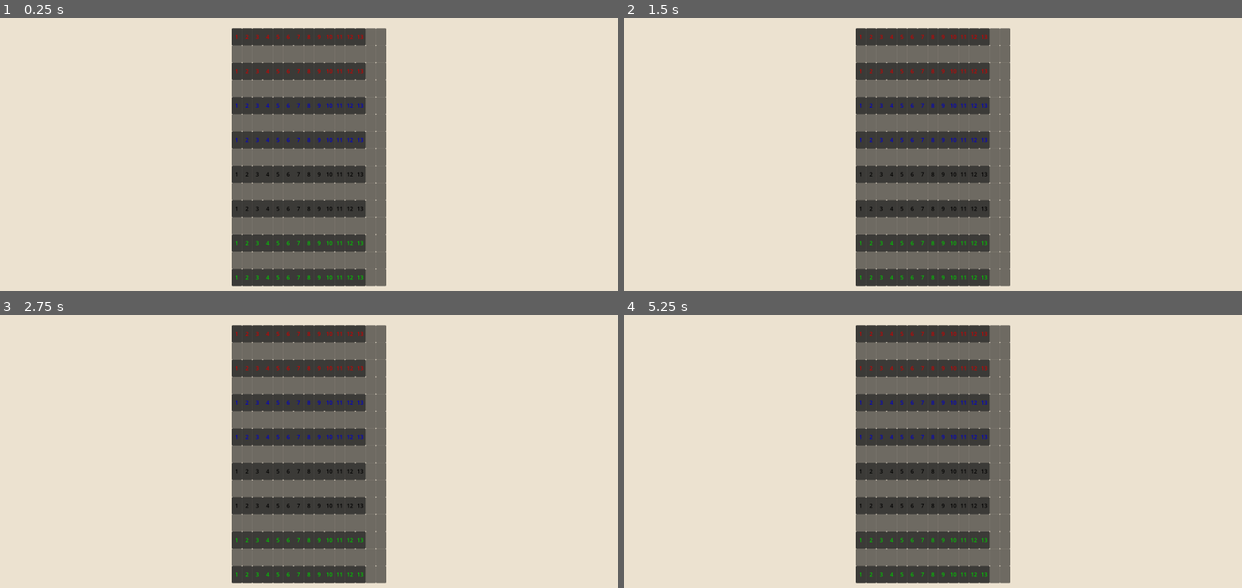
Above: before the commit, frames 1-4 (two rows, left to right).
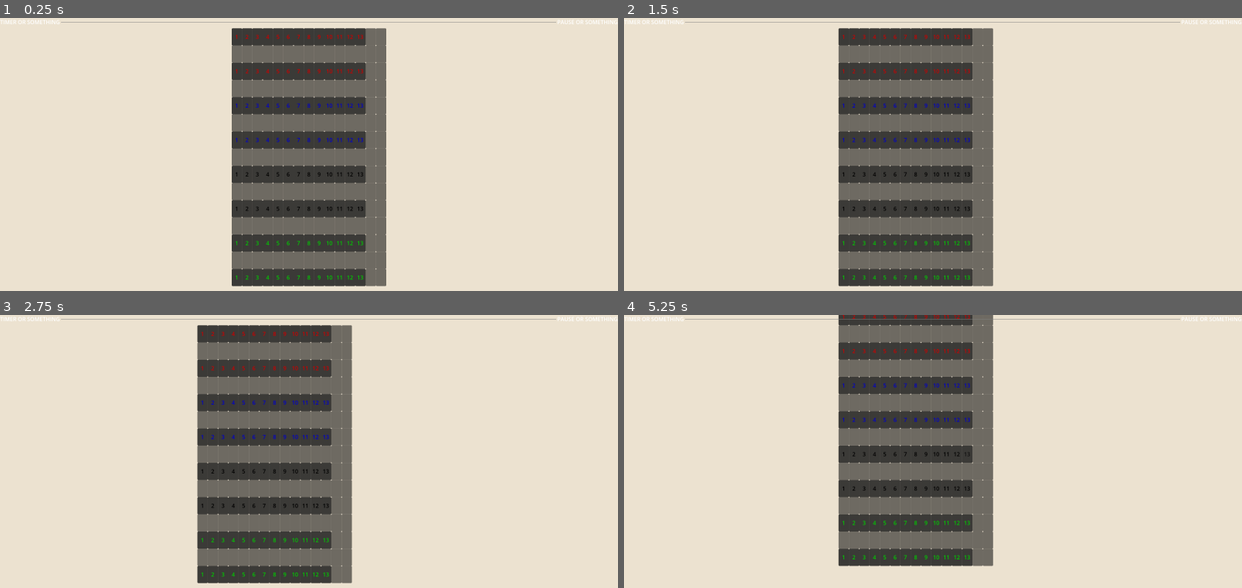
Above: after the commit, the same moments.

Repository: DaltonBaum/RummyCubed
Game: Godot game, scene res://scenes/game_board/game.tscn
Same seed, same stepped clock (60 frames per second), same inputs: the game is played once before the commit and once after it. This scene is started directly instead of the project's main scene.
Inputs (mouse positions are in pixels of both pictures, inside the frame that each line leads up to):
- Up to frame 1 (0.25 s): no input
- Up to frame 2 (1.5 s): tap Enter at 0.5 s; move the mouse to (1068, 143) at 0.52 s; hold D 0.53-1.25 s; click (1068, 143) at 0.67 s; tap Space at 1.25 s; drag from (809, 170) to (902, 211) at 1.27 s
- Up to frame 3 (2.75 s): tap Enter at 2 s; move the mouse to (370, 394) at 2.02 s; hold D from 2.03 s (still down); click (370, 394) at 2.17 s
- Up to frame 4 (5.25 s): release D at 2.75 s; tap Space at 2.75, 5 s; drag from (902, 508) to (747, 413) at 2.77 s; move the mouse to (1118, 495) at 3.52 s; hold A 3.53-4.25 s; click (1118, 495) at 3.67 s; tap Enter at 4.25 s; drag from (747, 413) to (840, 383) at 4.27 s; move the mouse to (963, 454) at 5.02 s; hold S from 5.03 s (still down); click (963, 454) at 5.17 s

The runs differ from the first frame. In frame 1, 0.3% of the frame differs, in the area x 0-100%, y 0-3%; in frame 2, 8.5%; in frame 3, 14%; in frame 4, 25%, in the area x 0-100%, y 0-99%.

Commit message:
Added basic game scene with camera

Diff:
--- a/scenes/game_board/game.tscn
+++ b/scenes/game_board/game.tscn
@@ -1,11 +1,31 @@
-[gd_scene load_steps=2 format=3 uid="uid://deju5e7gik6gr"]
+[gd_scene load_steps=3 format=3 uid="uid://cnh6nuvbcs8wn"]
 
 [ext_resource type="PackedScene" uid="uid://dxu64ad742ahl" path="res://scenes/game_board/board.tscn" id="1_sxlji"]
+[ext_resource type="Script" path="res://scenes/game_board/game_camera_computer.gd" id="2_t2rl8"]
 
 [node name="Game" type="Node2D"]
 
-[node name="CanvasLayer" type="CanvasLayer" parent="."]
+[node name="Board" parent="." instance=ExtResource("1_sxlji")]
 
-[node name="Board" parent="CanvasLayer" instance=ExtResource("1_sxlji")]
+[node name="Camera2D" type="Camera2D" parent="."]
+script = ExtResource("2_t2rl8")
 
-[node name="Camera2D" type="Camera2D" parent="CanvasLayer"]
+[node name="UI" type="CanvasLayer" parent="."]
+
+[node name="HBoxContainer" type="HBoxContainer" parent="UI"]
+anchors_preset = 10
+anchor_right = 1.0
+offset_bottom = 23.0
+grow_horizontal = 2
+
+[node name="Label" type="Label" parent="UI/HBoxContainer"]
+layout_mode = 2
+text = "TIMER OR SOMETHING"
+
+[node name="HSeparator" type="HSeparator" parent="UI/HBoxContainer"]
+layout_mode = 2
+size_flags_horizontal = 3
+
+[node name="Label2" type="Label" parent="UI/HBoxContainer"]
+layout_mode = 2
+text = "PAUSE OR SOMETHING"
--- /dev/null
+++ b/scenes/game_board/game_camera_computer.gd
@@ -0,0 +1,34 @@
+extends Camera2D
+
+@export var start_zoom: float = 1
+@export var max_zoom: float = 4
+@export var min_zoom: float = 0.5
+@export var zoom_speed: float = 0.9
+
+@export var pan_margin: int = 0
+@export var pan_speed: float = 50.0
+
+func _ready() -> void:
+	zoom = Vector2(start_zoom, start_zoom)
+
+func _input(event: InputEvent) -> void:
+	if event is InputEventMouseButton and event.button_index == MOUSE_BUTTON_WHEEL_UP:
+		var zoom_factor: float = zoom_speed * 1 * zoom.x
+		zoom_factor = clamp(zoom_factor, min_zoom, max_zoom)
+		zoom = Vector2(zoom_factor, zoom_factor)
+	if event is InputEventMouseButton and event.button_index == MOUSE_BUTTON_WHEEL_DOWN:
+		var zoom_factor: float = 1 * zoom.x / zoom_speed
+		zoom_factor = clamp(zoom_factor, min_zoom, max_zoom)
+		zoom = Vector2(zoom_factor, zoom_factor)
+
+	if event is InputEventKey:
+		if event.pressed:
+			match event.physical_keycode:
+				KEY_W:
+					position -= Vector2(0, pan_speed) / zoom
+				KEY_S:
+					position -= Vector2(0, -pan_speed) / zoom
+				KEY_A:
+					position -= Vector2(pan_speed, 0) / zoom
+				KEY_D:
+					position -= Vector2(-pan_speed, 0) / zoom
